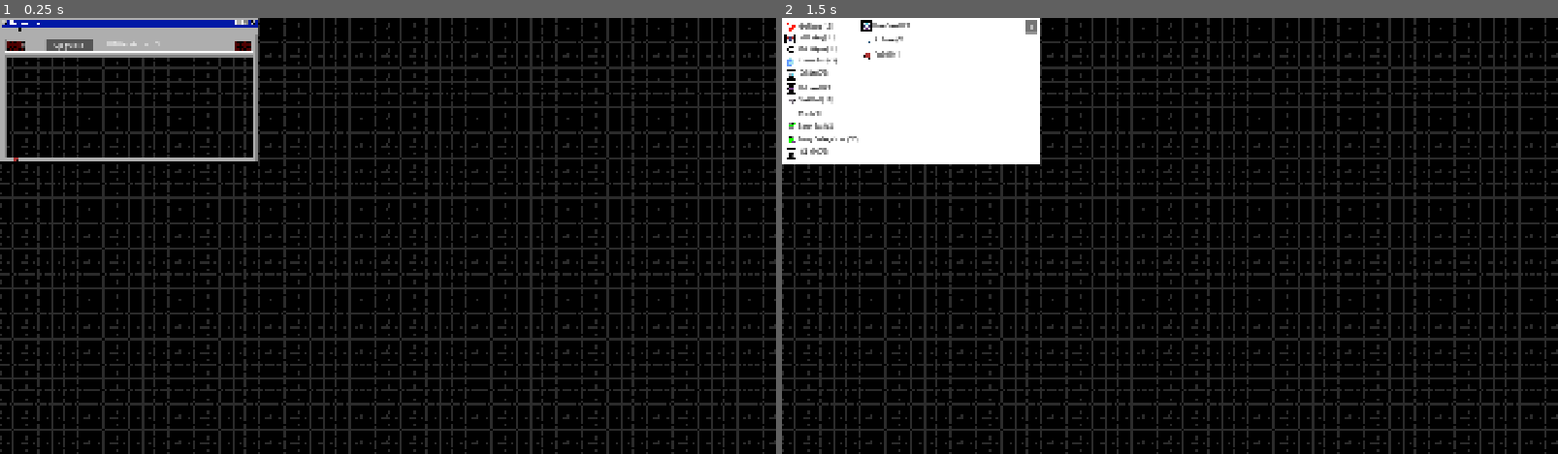
Above: before the commit, frames 1-2 (left to right).
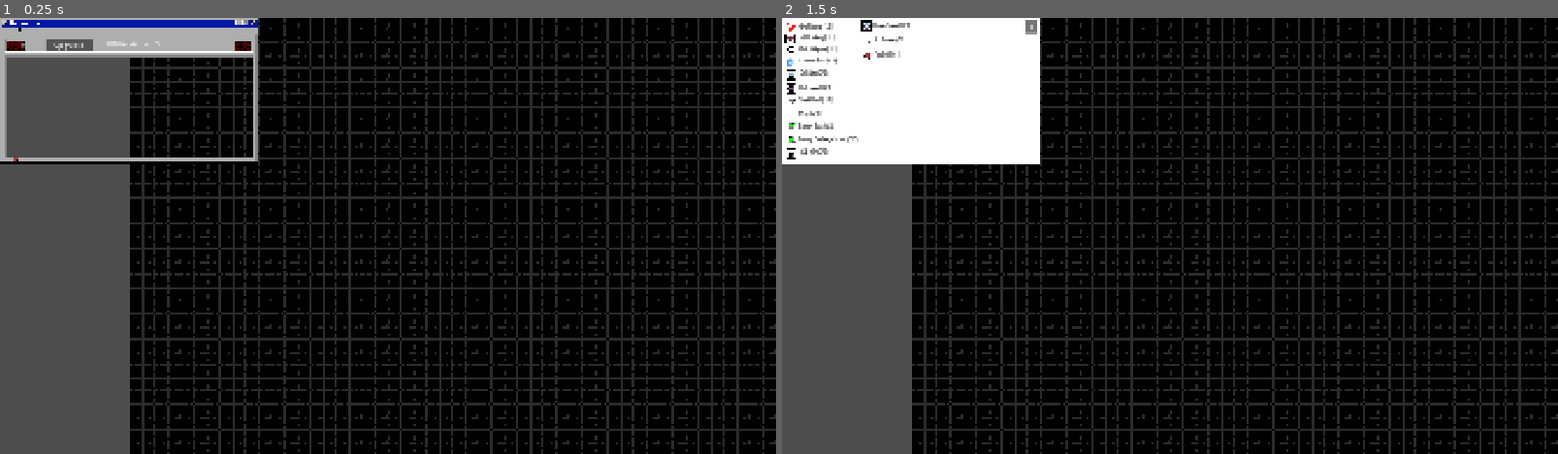
Above: after the commit, the same moments.

Repository: golopogus/overmine_testing
Game: Godot game, scene res://main_scene.tscn
Same seed, same stepped clock (60 frames per second), same inputs: the game is played once before the commit and once after it.
Inputs:
- Up to frame 1 (0.25 s): no input
- Up to frame 2 (1.5 s): click "Upgrades" at 0.5 s; click "Mine Radius (0/3)" at 1.25 s

The runs differ from the first frame. In frame 1, 15% of the frame differs, in the area x 0-17%, y 9-100%; in frame 2, 11%.

Commit message:
removed draw and delete chunk"
"

Diff:
--- a/overmine/main_scene.gd
+++ b/overmine/main_scene.gd
@@ -13,9 +13,9 @@
 var all_store_data = {}
 var upgrade_in_hand = false
 var upgrade
-const grid_size_options = [[4,4],[40,20],[25,25]]
+const grid_size_options = [[4,4],[20,20],[25,25]]
 var chosen_grid_size = grid_size_options[1]
-var num_of_chunks = Vector2(25,50)
+var num_of_chunks = Vector2(25,25)
 var chunk_split
 var initial_pos = Vector2(0,0)
 var chunk_size = Vector2()
@@ -26,7 +26,7 @@
 var gamestart = false
 
 var initial_chunk_pos
-var number_of_mines_per_chunk = 160
+var number_of_mines_per_chunk = 80
 var moveable = false
 var local_mous_pos
 var current_neighbors = []
@@ -251,6 +251,12 @@
 #############################################################################
 #############################################################################
 #############################################################################
+func convert_to_safe_tile(array):
+	pass
+	#for pos in array:
+#
+		#if tile_dict[pos]['type'] == 'safe':
+			#safe_tiles.append(pos)
 
 func randomize_mine_placement(pos):
 
@@ -308,7 +314,7 @@
 
 			if chunk_dict[chunks_to_move[i].position]['mines'] == false and gamestart == true:
 				safe_tiles = []
-				#check_chunk_boundary(chunks_to_move[i].position)
+				check_chunk_boundary(chunks_to_move[i].position)
 
 				call_deferred('randomize_mine_placement',chunks_to_move[i].position)
 		#else:
@@ -458,68 +464,69 @@
 #############################################################################
 
 func check_chunk_boundary(pos):
-	pass
-	#var x_bounds = [0,chosen_grid_size[0] - 1]
-	#
-	#var y_bounds = [0,chosen_grid_size[1] -1]
-	#
-	#var global_bounds = [Vector2(x_bounds[0],y_bounds[0]) * Vector2(x_length, y_length) + initial_pos + pos - Vector2(x_length, y_length),
-						 #Vector2(x_bounds[1],y_bounds[1]) * Vector2(x_length, y_length) + initial_pos + pos + Vector2(x_length, y_length)]
-	#var jump = 3
-	#var sim_size = Vector2()
-	#var border = []
-	#
-	#if x_bounds[1] % 3 == 0 or x_bounds[1] % 3 == 1:
-		#sim_size.x = x_bounds[1]
-	#else:
-		#sim_size.x = x_bounds + 1
-		#
-	#if y_bounds[1] % 3 == 0 or y_bounds[1] % 3 == 1:
-		#sim_size.y = y_bounds[1]
-	#else:
-		#sim_size.y = y_bounds + 1
-		#
-	#for x in int(sim_size.x):
-		#
-		#if x % jump == 0:
-		#
-			#var top_row_pos = Vector2(x,y_bounds[0])
-			#var top_row_pos_global = (top_row_pos * Vector2(x_length, y_length)) + initial_pos + pos
-			#var tiles_above_pos = create_neighbors(top_row_pos_global,x_length,y_length,'TOP')
-			#
-			#for i in tiles_above_pos:
-				#if i.x >= global_bounds[0].x and i.x <= global_bounds[1].x:
-					#border.append(i)
-			#
-			#var bottom_row_pos = Vector2(x,y_bounds[1])
-			#var bottom_row_pos_global = (bottom_row_pos * Vector2(x_length, y_length)) + initial_pos + pos
-			#var tiles_below_pos = create_neighbors(bottom_row_pos_global,x_length,y_length,'BOTTOM')
-			#
-			#for i in tiles_below_pos:
-				#if i.x >= global_bounds[0].x and i.x <= global_bounds[1].x:
-					#border.append(i)
-		#
-	#for y in int(sim_size.y):
-		#
-		#if y % jump == 0:
-			#
-			#var left_col_pos = Vector2(x_bounds[0],y)
-			#var left_col_pos_global = (left_col_pos * Vector2(x_length, y_length)) + initial_pos + pos
-			#var tiles_left_of_pos = create_neighbors(left_col_pos_global,x_length,y_length,'LEFT')
-			#
-			#for i in tiles_left_of_pos:
-				#if i.y >= global_bounds[0].y and i.y <= global_bounds[1].y:
-					#border.append(i)
-			#
-			#var right_row_pos = Vector2(x_bounds[1],y)
-			#var right_row_pos_global = (right_row_pos * Vector2(x_length, y_length)) + initial_pos + pos
-			#var tiles_right_of_pos = create_neighbors(right_row_pos_global,x_length,y_length,'RIGHT')
-			#
-			#for i in tiles_right_of_pos:
-				#if i.y >= global_bounds[0].y and i.y <= global_bounds[1].y:
-					#border.append(i)
-
-
+
+	var x_bounds = [0,chosen_grid_size[0] - 1]
+
+	var y_bounds = [0,chosen_grid_size[1] -1]
+
+	var global_bounds = [Vector2(x_bounds[0],y_bounds[0]) * Vector2(x_length, y_length) + initial_pos + pos - Vector2(x_length, y_length),
+						 Vector2(x_bounds[1],y_bounds[1]) * Vector2(x_length, y_length) + initial_pos + pos + Vector2(x_length, y_length)]
+	var jump = 3
+	var sim_size = Vector2()
+	var border = []
+
+	if x_bounds[1] % 3 == 0 or x_bounds[1] % 3 == 1:
+		sim_size.x = x_bounds[1]
+	else:
+		sim_size.x = x_bounds + 1
+
+	if y_bounds[1] % 3 == 0 or y_bounds[1] % 3 == 1:
+		sim_size.y = y_bounds[1]
+	else:
+		sim_size.y = y_bounds + 1
+
+	for x in int(sim_size.x):
+
+		if x % jump == 0:
+
+			var top_row_pos = Vector2(x,y_bounds[0])
+			var top_row_pos_global = (top_row_pos * Vector2(x_length, y_length)) + initial_pos + pos
+			var tiles_above_pos = create_neighbors(top_row_pos_global,x_length,y_length,'TOP')
+
+			for i in tiles_above_pos:
+				if i.x >= global_bounds[0].x and i.x <= global_bounds[1].x:
+					border.append(i)
+
+			var bottom_row_pos = Vector2(x,y_bounds[1])
+			var bottom_row_pos_global = (bottom_row_pos * Vector2(x_length, y_length)) + initial_pos + pos
+			var tiles_below_pos = create_neighbors(bottom_row_pos_global,x_length,y_length,'BOTTOM')
+
+			for i in tiles_below_pos:
+				if i.x >= global_bounds[0].x and i.x <= global_bounds[1].x:
+					border.append(i)
+
+	for y in int(sim_size.y):
+
+		if y % jump == 0:
+
+			var left_col_pos = Vector2(x_bounds[0],y)
+			var left_col_pos_global = (left_col_pos * Vector2(x_length, y_length)) + initial_pos + pos
+			var tiles_left_of_pos = create_neighbors(left_col_pos_global,x_length,y_length,'LEFT')
+
+			for i in tiles_left_of_pos:
+				if i.y >= global_bounds[0].y and i.y <= global_bounds[1].y:
+					border.append(i)
+
+			var right_row_pos = Vector2(x_bounds[1],y)
+			var right_row_pos_global = (right_row_pos * Vector2(x_length, y_length)) + initial_pos + pos
+			var tiles_right_of_pos = create_neighbors(right_row_pos_global,x_length,y_length,'RIGHT')
+
+			for i in tiles_right_of_pos:
+				if i.y >= global_bounds[0].y and i.y <= global_bounds[1].y:
+					border.append(i)
+
+	print(border)
+	#convert_to_safe_tile(border)
 #############################################################################
 #############################################################################
 #############################################################################
@@ -552,8 +559,8 @@
 #############################################################################
 func clicked(pos):
 
+
 	print(tile_dict[pos])
-
 	var nearest_chunk_pos = get_nearest(pos, 'chunk')
 	var node_path = 'chunks/' +  chunk_dict[nearest_chunk_pos]['name'] + '/' + tile_dict[pos]['name']
 
@@ -655,7 +662,7 @@
 				update_points()
 
 	elif chunk_dict[nearest_chunk_pos]['drawn'] == false:
-		print('poo')
+
 		tile_dict[pos]['clicked'] = true
 		total_clicked += 1
 		if chunk_dict[nearest_chunk_pos]['mines'] == false:
